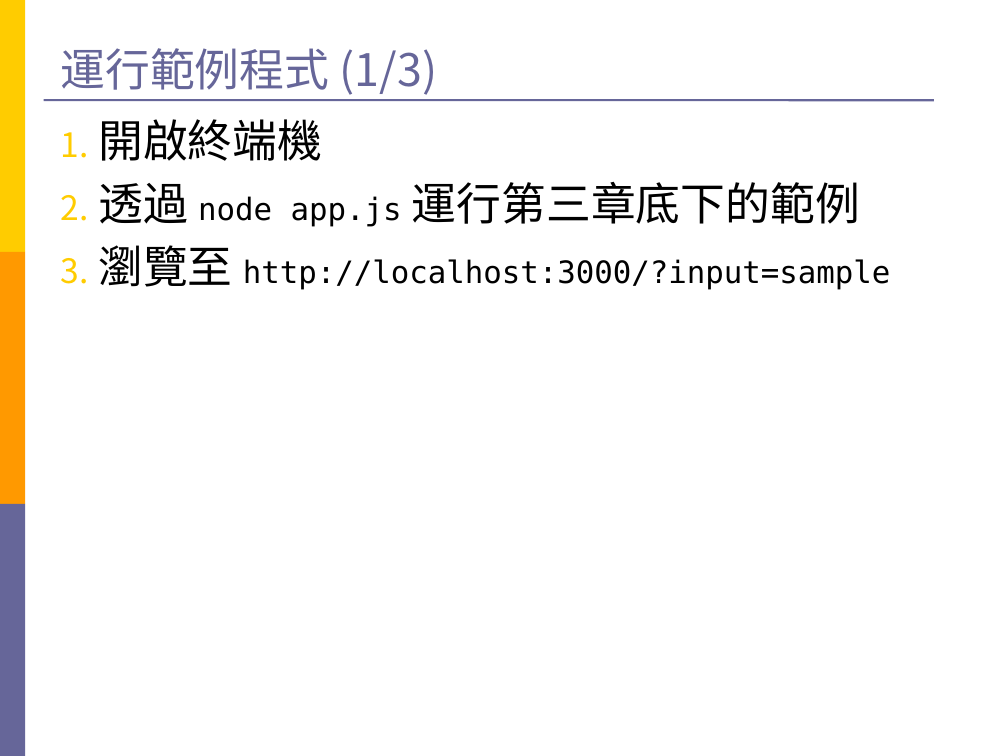
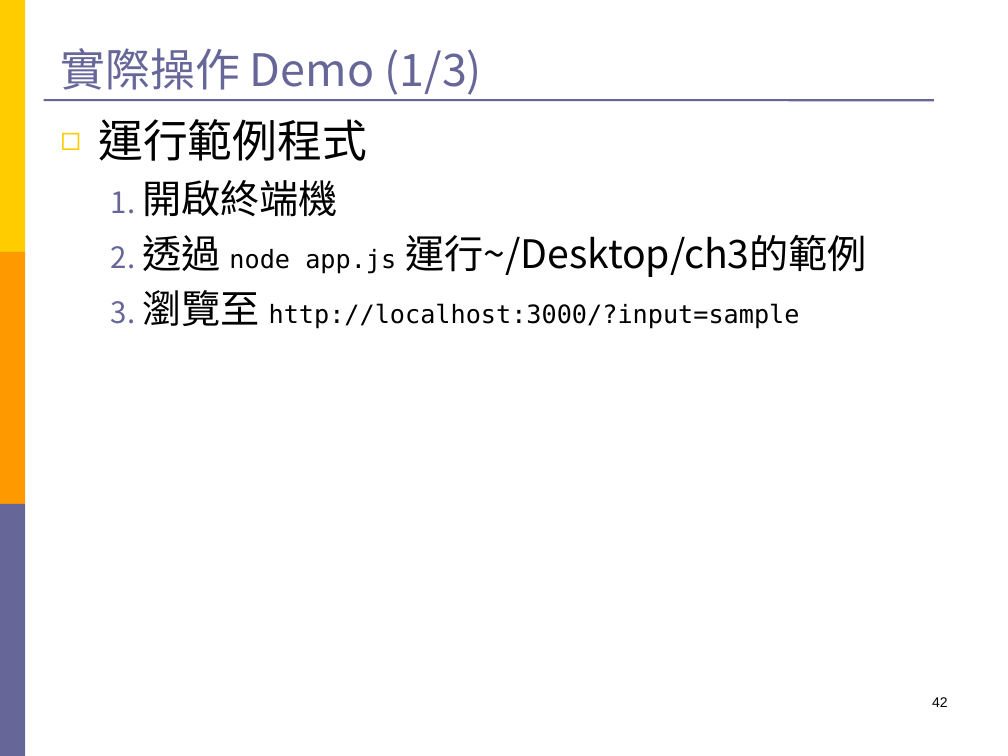
Before and after one commit to Still34/nodejs-security-course, a slide deck: slide 42 of export/nodejs-master-file.pptx (slide 51 before the commit). Drawn at 1008x756 pixels with LibreOffice and Linux fonts; fonts in the diff are those of the drawing. Boxes give left, top, right and bottom in pixels: in the first picture for what was removed or moved away, otherwise in the second. Text is boxed around its words. In the diff, an @@ line names an element or a change of style, - is before the commit and + after.

```diff
--- a/export/nodejs-master-file.pptx
+++ b/export/nodejs-master-file.pptx
@@ title at (60,48,482,95): text changed @@
-運行範例程式 (1/3)
+實際操作 Demo (1/3)
@@ text at (98,119,367,161): paragraph added @@
+◻ 運行範例程式
@@ text at (142,180,800,329): size 32 to 28 pt in "開啟終端機", "瀏覽至"; size 22 to 18 pt in "http://localhost:3000/?input=sample"; list level 1 to 2 in "開啟終端機"; bullet colour #FFCC00 to #666699; list level 1 to 2 in "瀏覽至 http://localhost:3000/?input=sample" @@
@@ text at (142,235,867,277): text changed; size 32 to 28 pt @@
-2. 透過 node app.js 運行第三章底下的範例
+  2. 透過 node app.js 運行~/Desktop/ch3的範例
@@ page number added at (932,697,948,707), 10 pt, text #000000 @@
+42
```
Also in this commit, not shown: 57 other slides changed, 4 slides added, 15 slides removed.
